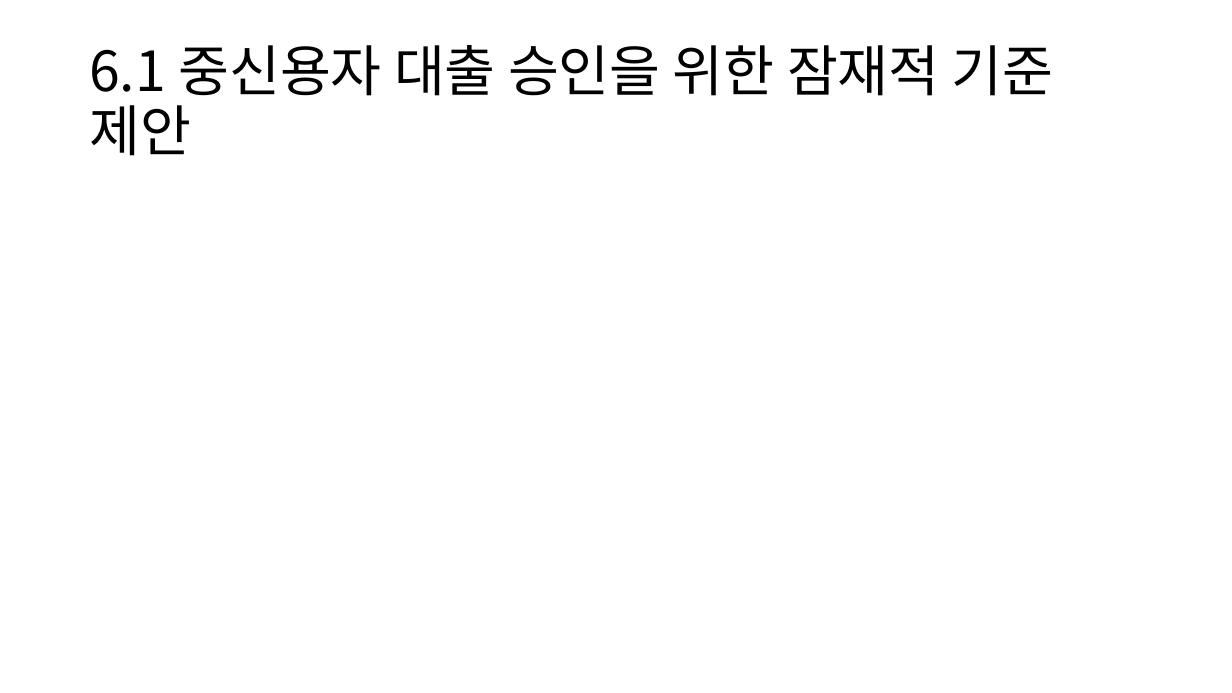
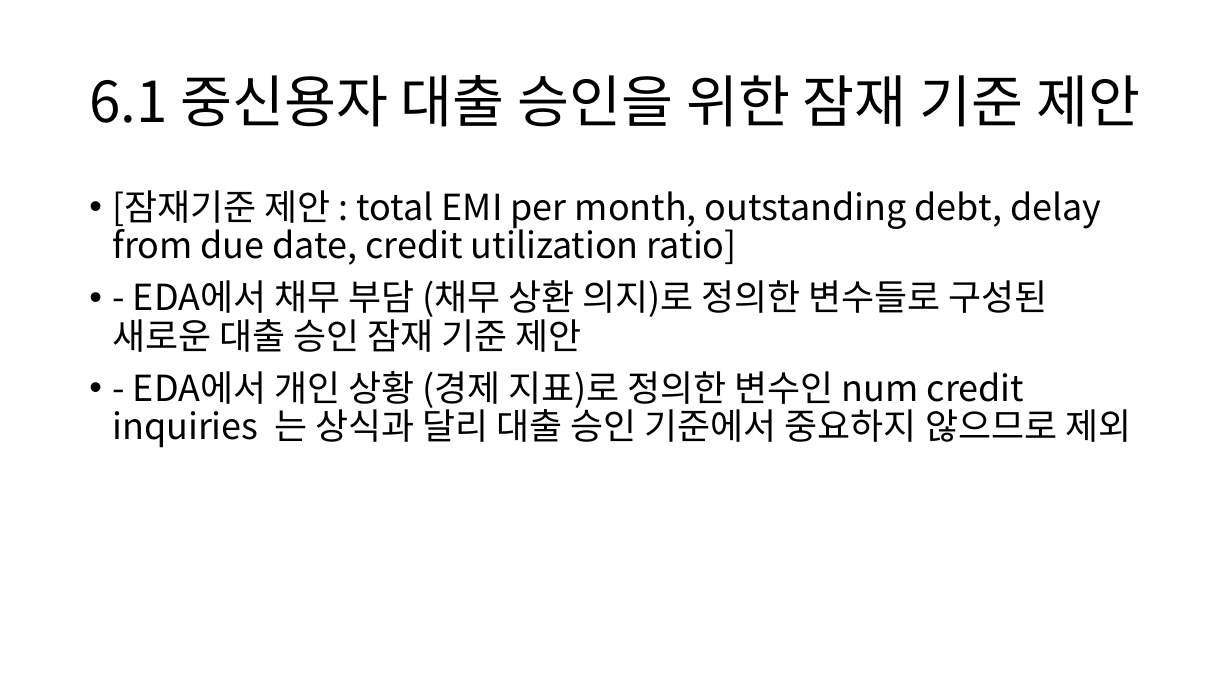
Before and after one commit to HANARONE/dh01, a slide deck: slide 21 of 1차 자료/개인고객 신용등급 산정 모델링.pptx. Drawn at 1232x693 pixels with LibreOffice and Linux fonts; fonts in the diff are those of the drawing. Boxes give left, top, right and bottom in pixels: in the first picture for what was removed or moved away, otherwise in the second. Text is boxed around its words. In the diff, an @@ line names an element or a change of style, - is before the commit and + after.

```diff
--- a/1차 자료/개인고객 신용등급 산정 모델링.pptx
+++ b/1차 자료/개인고객 신용등급 산정 모델링.pptx
@@ title at [89, 75, 1140, 127]: text changed; size 43.1 to 44 pt @@
-6.1 중신용자 대출 승인을 위한 잠재적 기준 제안
+6.1 중신용자 대출 승인을 위한 잠재 기준 제안
@@ text added at [112, 190, 1131, 448], 28 pt, text #000000 @@
+• [잠재기준 제안 : total EMI per month, outstanding debt, delay from due date, credit utilization ratio]
+• - EDA에서 채무 부담 (채무 상환 의지)로 정의한 변수들로 구성된 새로운 대출 승인 잠재 기준 제안
+• - EDA에서 개인 상황 (경제 지표)로 정의한 변수인 num credit inquiries 는 상식과 달리 대출 승인 기준에서 중요하지 않으므로 제외
```
Also in this commit, not shown: 6 other slides changed, 1 slide added, 1 slide removed, 5 other files.
